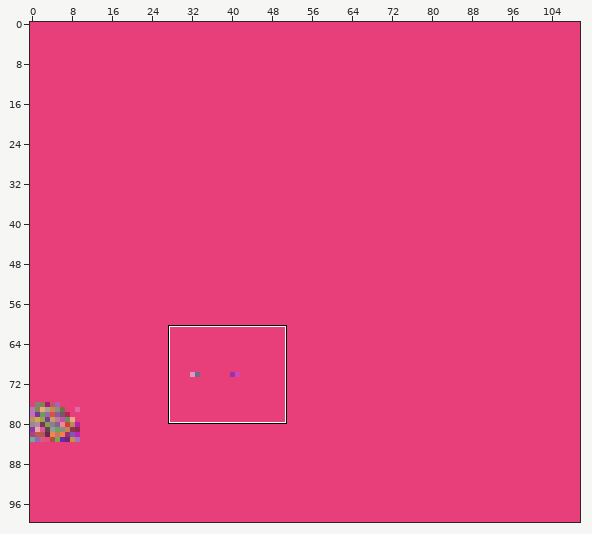
Tiled map, stored at environment/frontend_server/static_dirs/assets/the_ville/visuals/the_ville.tmx. Above, an overview of the earlier version with the close-up marked.
Close-up. As it was:
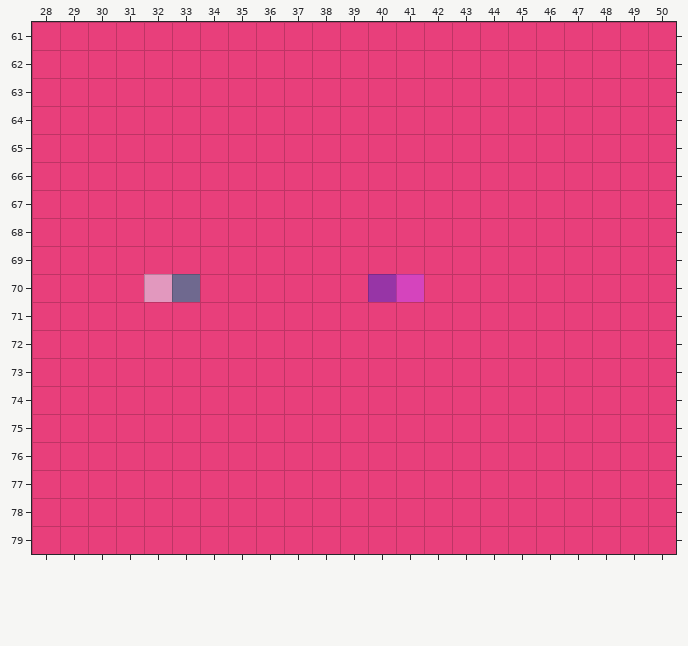
Cells are 32x32 px. Shown: x 28..50, y 61..79. The commit also changed other parts of the map, which this record leaves out. Not drawn, because the pictures are missing: unchanged layers "City Road", "Exterior Decoration L1", "Exterior Decoration L2", "Exterior Decoration L3", "Exterior Ground", "Foreground L1", "Foreground L2", "Interior Furniture L1", "Interior Furniture L2", "Interior Ground".
Now the later version:
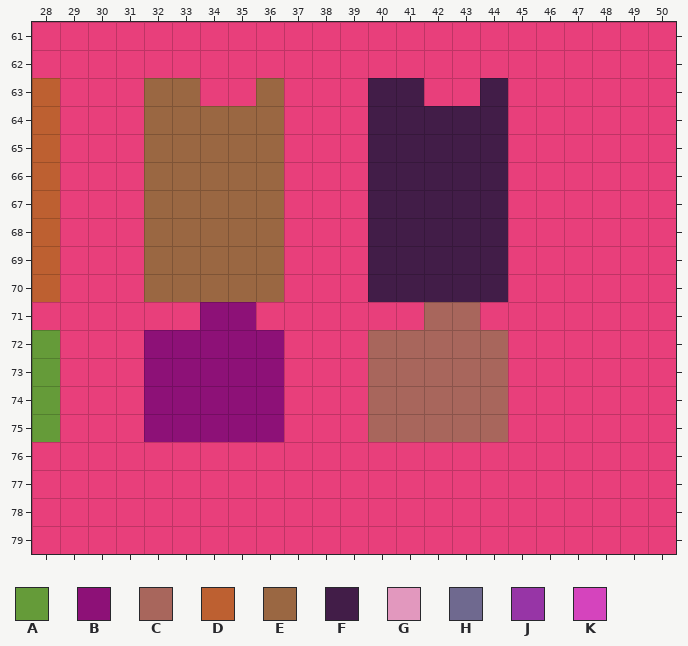
Key: from "blocks": A 2, B 3, C 4, D 61, E 62, F 63, G 176, H 177, J 178, K 179.
_ is an empty cell.
Tiles of an added or newly shown layer are drawn over the layers below it.
See-through tiles are keyed as they look on the map.
Edits made:
Layer "Arena Blocks" (now shown):
The author put tile A in rows 72 to 75 at x 28.
The author put tile B in row 71 at x 34 to 35; in rows 72 to 75 at x 32 to 36.
The author put tile C in row 71 at x 42 to 43; in rows 72 to 75 at x 40 to 44.
The author put tile D in rows 63 to 70 at x 28.
The author put tile E in row 63 at x 32 to 33 and 36; in rows 64 to 70 at x 32 to 36.
The author put tile F in row 63 at x 40 to 41 and 44; in rows 64 to 70 at x 40 to 44.
Layer "Spawning Blocks" (now hidden):
The edit erases tile G in row 70 at x 32.
The edit erases tile H in row 70 at x 33.
The edit erases tile J in row 70 at x 40.
The edit erases tile K in row 70 at x 41.
Changed places in both close-ups, as pixel boxes (x1, y1, x2, y2):
added: (32, 78, 60, 302)
changed: (144, 78, 284, 442)
changed: (368, 78, 508, 442)
added: (32, 330, 60, 442)
